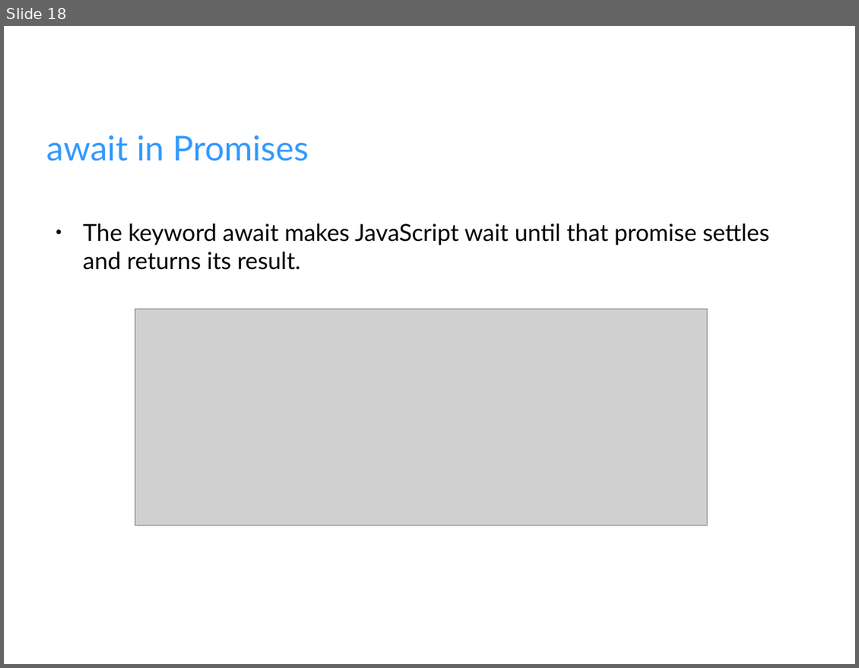
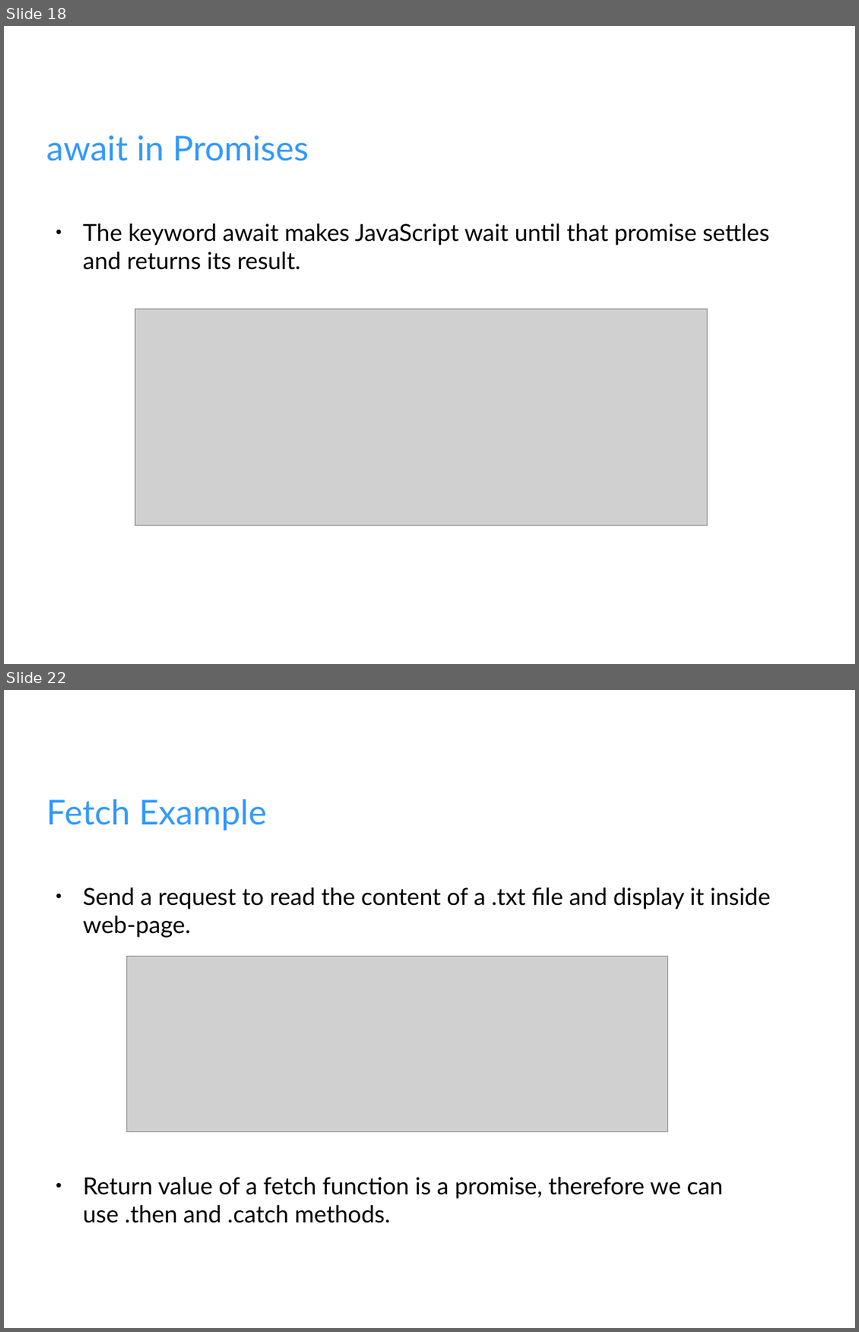
Before and after one commit to fahimahmadi1985/AllMaterial, a slide deck: Browser/Presentations/Fetch.odp. Shown one above the other, each under a label of ours: slide 18 before the commit, slides 18 and 22 after it; the slides between them are not shown. The pictures are 859x668 and 859x1332 pixels, drawn with LibreOffice and Linux fonts; fonts in the diff are those of the drawing; grey boxes stand for pictures; background and template pictures are left out. Boxes give left, top, right and bottom in pixels: in the first picture for what was removed or moved away, otherwise in the second. Text is boxed around its words. In the diff, an @@ line names an element or a change of style, - is before the commit and + after.

```diff
--- a/Browser/Presentations/Fetch.odp
+++ b/Browser/Presentations/Fetch.odp
@@ slide 22 added at box(4, 690, 855, 1328), background picture (left out) @@
@@ title added at box(47, 799, 267, 831), 32 pt, text #3399FF @@
+Fetch Example
@@ text added at box(83, 888, 770, 1224), 22 pt, text #000000 @@
+● Send a request to read the content of a .txt file and display it inside web-page.
+● Return value of a fetch function is a promise, therefore we can use .then and .catch methods.
@@ picture added at box(127, 957, 668, 1132) @@
```
Also in this commit, not shown: 6 other slides added, 10 other files.
